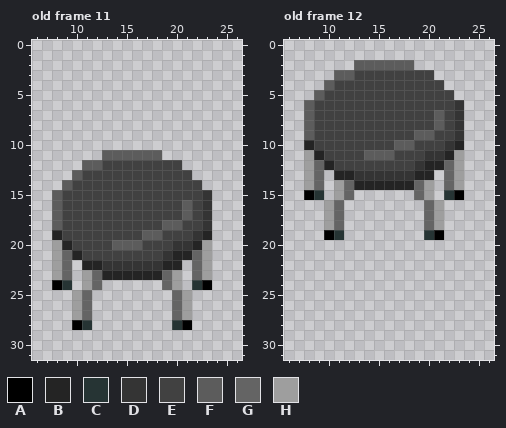
One commit to this pixel-art file: GameData/图片素材/build_item_1x1.aseprite. Above, as it was before the edit.
32x32 pixels, 54 frames. Pixels under 10% opacity are left out. Colours within 5 levels of each other are drawn and written as one. Shown: old frame 11: x 6..26, y 0..31; old frame 12: x 6..26, y 0..31. The commit also changed other frames, which this record leaves out.
Palette (. is transparent): A #000000  B #242424  C #263434  D #343434  E #414141  F #5c5c5c  G #646464  H #9e9e9e
Pixels before, old frame 11, first column x 8:
11 .....FFFFFF.....
12 ...FFEEEEEEEE...
13 ..FEEEEEEEEEEE..
14 .FEEEEEEEEEEEEE.
15 FEEEEEEEEEEEEEED
16 FEEEEEEEEEEEEFED
17 FEEEEEEEEEEEEFED
18 FEEEEEEEEEEFFEED
19 BEEEEEEEEFFEEEDB
20 HBEEEEFFFEEEDDBH
21 HGBEEEEEEEEDBBGH
22 HG.BBDDDDDDBB.GH
23 HG.HGBBBBBBGH.GH
24 AC.HG......GH.CA
25 ..HG........GH..
26 ..HG........GH..
27 ..HG........GH..
28 ..AC........CA..
Pixels before, old frame 12, first column x 8:
 2 .....FFFFFF.....
 3 ...FFEEEEEEEE...
 4 ..FEEEEEEEEEEE..
 5 .FEEEEEEEEEEEEE.
 6 FEEEEEEEEEEEEEED
 7 FEEEEEEEEEEEEFED
 8 FEEEEEEEEEEEEFED
 9 FEEEEEEEEEEFFEED
10 BEEEEEEEEFFEEEDB
11 HBEEEEFFFEEEDDBH
12 HGBEEEEEEEEDBBGH
13 HG.BBDDDDDDBB.GH
14 HG.HGBBBBBBGH.GH
15 AC.HG......GH.CA
16 ..HG........GH..
17 ..HG........GH..
18 ..HG........GH..
19 ..AC........CA..
After:
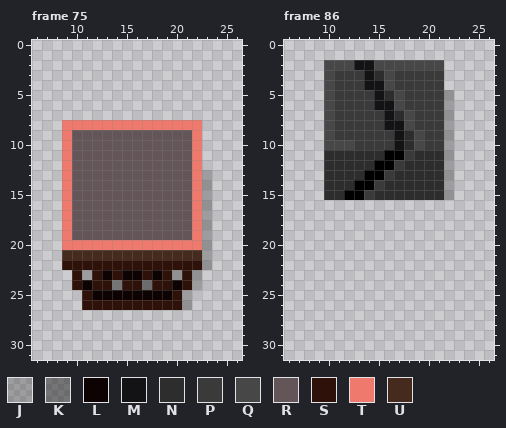
Colours new in this view: J #0000003c  K #0000006e  L #0d0302  M #131315  N #2d2d2d  P #3a3a3a  Q #474747  R #645558  S #2e1109  T #ef796d  U #452b1e
A new or re-ordered frame is compared with the old frame closest to it.
The edit:
frames 54 -> 102
Changed rows in their new state; - is an unchanged pixel.
Frame 75 is new; against old frame 11, layer "chair":
first column x 8:
 8 -TTTTTTTTTTTTTT-
 9 -TRRRRRRRRRRRRT-
10 -TRRRRRRRRRRRRT-
11 -TRRRRRRRRRRRRT-
12 -TRRRRRRRRRRRRT-
13 -TRRRRRRRRRRRRTJ
14 -TRRRRRRRRRRRRTJ
15 .TRRRRRRRRRRRRTJ
16 .TRRRRRRRRRRRRTJ
17 .TRRRRRRRRRRRRTJ
18 .TRRRRRRRRRRRRTJ
19 .TRRRRRRRRRRRRTJ
20 .TTTTTTTTTTTTTTJ
21 .UUUUUUUUUUUUUUJ
22 .SSSSSSSSSSSSSSJ
23 ..SJSLSLLSLSJSJ.
24 ..SLSSKSSKSSLSJ.
25 --.SLLLLLLLLSJ--
26 --.SSSSSSSSSSJ--
27 --..--------..--
28 --..--------..--
Frame 86 is new; against old frame 12, layer "chair":
first column x 8:
 2 --QQQMMQQQQQQQ--
 3 --QPPPMNQPPPPP--
 4 --QPPPMMQPPPPP--
 5 -.QPPPPMNQPPPPJ-
 6 ..QPPPPMMQPPPPJ.
 7 ..QPPPPPMNQPPPJ.
 8 ..QPPPPPMMQPPPJ.
 9 ..QPPPPPPMNQPPJ.
10 ..QQQPPPPMNQPPJ.
11 ..NNNNNNAAPNNNJ.
12 ..NNNNNAAPNNNNJ.
13 ..NNNNAAPNNNNNJ.
14 ..NNNAAPNNNNNNJ.
15 ..NNAAPNNNNNNNJ.
16 --..--------..--
17 --..--------..--
18 --..--------..--
19 --..--------..--
Changed places in both pictures, as pixel boxes (x1, y1, x2, y2):
changed: (52, 120, 212, 330)
changed: (304, 60, 464, 240)
